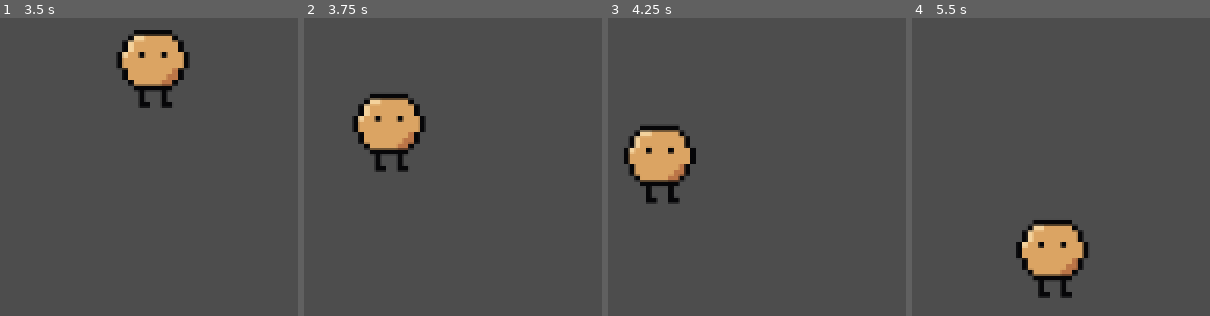
Above: before the commit, frames 1-4 (left to right).
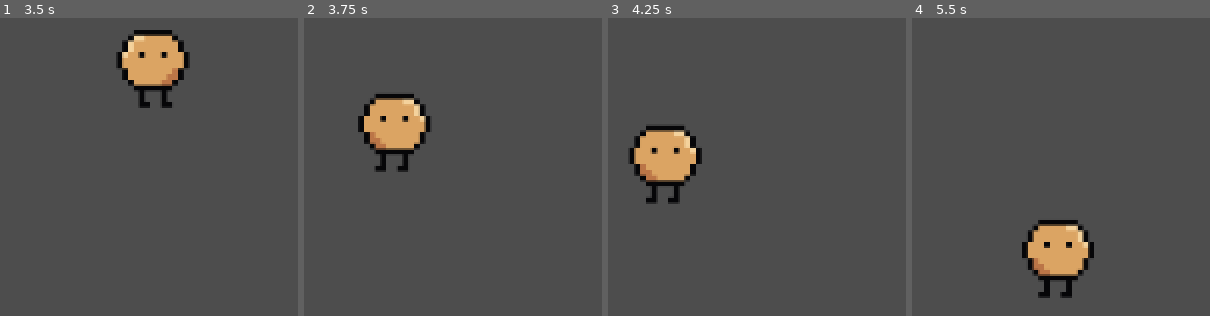
Above: after the commit, the same moments.

Repository: Dekoder-py/top-down-rpg
Game: Godot game, scene res://scenes/game.tscn
The game is run twice, just before and just after one commit, with the same random seed, the same clock (stepped at 60 frames per second) and the same inputs.
Inputs:
- Up to frame 1 (3.5 s): tap Enter at 0.5 s; hold Right (right) 0.53-1.28 s; tap Space (attack) at 0.6, 2.85 s; hold Down (down) 1.28-2.03 s; tap Alt at 1.35 s; hold Right (right) 2.03-2.78 s; tap Shift at 2.1 s; hold Up (up) from 2.78 s (still down)
- Up to frame 2 (3.75 s): release Up (up) at 3.53 s; hold Left (left) from 3.53 s (still down); tap Alt at 3.6 s
- Up to frame 3 (4.25 s): keep holding Left (left)
- Up to frame 4 (5.5 s): tap Shift at 4.35 s; tap Space (attack) at 5, 5.1 s; release Left (left) at 5.03 s; hold Down (down) from 5.03 s (still down)

Frame 1 is identical in both runs. In frame 2, 2.3% of the frame differs, in the area x 16-43%, y 25-50%; in frame 3, 2.3%; in frame 4, 2.4%, in the area x 34-62%, y 67-92%.

Commit message:
Flip player sprite based on direction

Diff:
--- a/scripts/player.gd
+++ b/scripts/player.gd
@@ -18,6 +18,10 @@
 	var x_direction := Input.get_axis("left", "right")
 	if x_direction:
 		velocity.x = x_direction * SPEED
+		if x_direction < 0:
+			$Sprite.flip_h = true
+		else:
+			$Sprite.flip_h = false
 	else:
 		velocity.x = move_toward(velocity.x, 0, SPEED)
 
